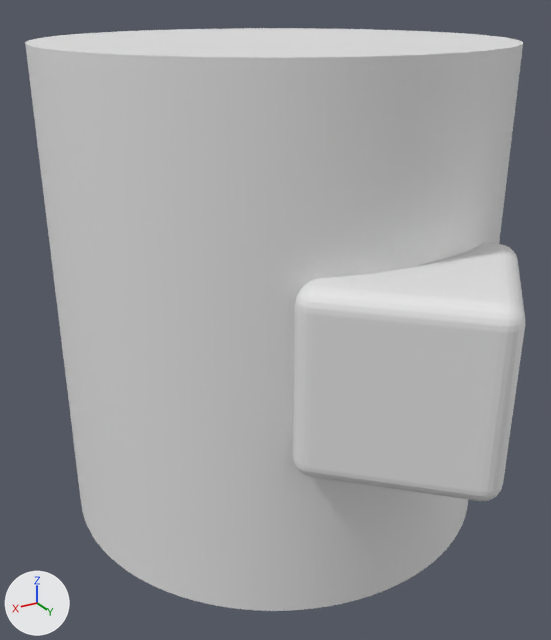
Before and after pictures for a commit that changed the Blender file 3dPrint/CageTopGrid/CageTopGridCenter.blend.
One viewpoint serves both versions: a 50 mm lens placed at (52.1, 103.1, 37.4), pointed at (3.6, 22.3, -3.0). Arrows for +X, +Y and +Z are at lower left; the lights stay in place. The same objects are shown in both versions, whatever each file hides.

The scene before the commit, as lines of its bpy script (objects in view):
```python
me_cube_002 = bpy.data.meshes.new('Cube.002')
me_cube_002.from_pydata(...)  # a box spanning x -10.0..10.0, y -10.0..10.0, z -10.0..10.0
me_cylinder_003 = bpy.data.meshes.new('Cylinder.003')
me_cylinder_003.from_pydata(...)  # a 100-sided cylinder along z spanning x -10.4..10.4, y -9.6..9.6, z -30.8..30.8
ob_cameraholdercyl = bpy.data.objects.new('CameraHolderCyl', me_cylinder_003)
ob_cameraholdercyl.location = (0.0, 16.0, 0.0)
ob_cameraholdercyl.scale = (2.85, 3.09, 1.04)
_m = ob_cameraholdercyl.modifiers.new('Boolean', 'BOOLEAN')
_m.object = ob_extracubetab
ob_extracubetab = bpy.data.objects.new('ExtraCubeTab', me_cube_002)
ob_extracubetab.location = (0.0, 45.0, 0.0)
ob_extracubetab.rotation_euler = (0.0, 0.0, 0.785)  # degrees (0, 0, 45)
ob_extracubetab.scale = (1.1, 1.1, 1.1)
_m = ob_extracubetab.modifiers.new('Bevel', 'BEVEL')
_m.width = 10.0
_m.width_pct = 10.0
_m.segments = 6
_m.offset_type = 'PERCENT'
```
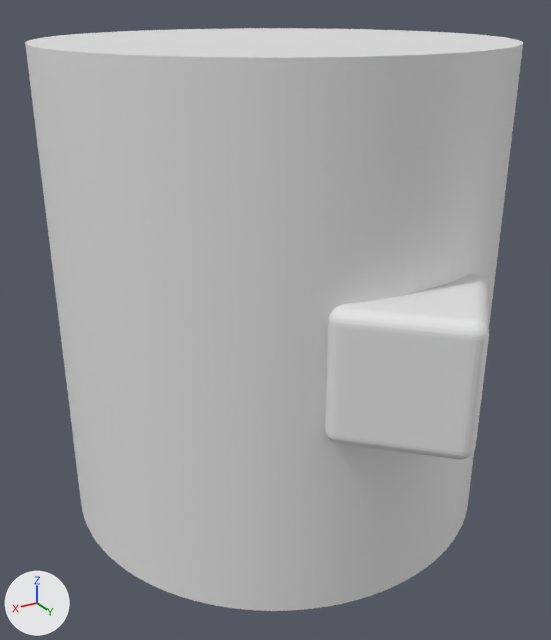
Commit message: GridTopCenter edit

Diff of the bpy script that builds the scene:
```diff
--- a/3dPrint/CageTopGrid/CageTopGridCenter.blend.py
+++ b/3dPrint/CageTopGrid/CageTopGridCenter.blend.py
@@ ob_extracubetab @@
 ob_extracubetab.rotation_euler = (0.0, 0.0, 0.785)  # degrees (0, 0, 45)
-ob_extracubetab.scale = (1.1, 1.1, 1.1)
+ob_extracubetab.scale = (0.8, 0.8, 0.8)
 _m = ob_extracubetab.modifiers.new('Bevel', 'BEVEL')
```

Location of each change, [x1, y1, x2, y2] in pixels of the pictures (551 x 640 px):
'ExtraCubeTab', rescaled (29% narrower, 28% shorter)
    before: [293, 243, 525, 501]
    after: [325, 274, 489, 460]
